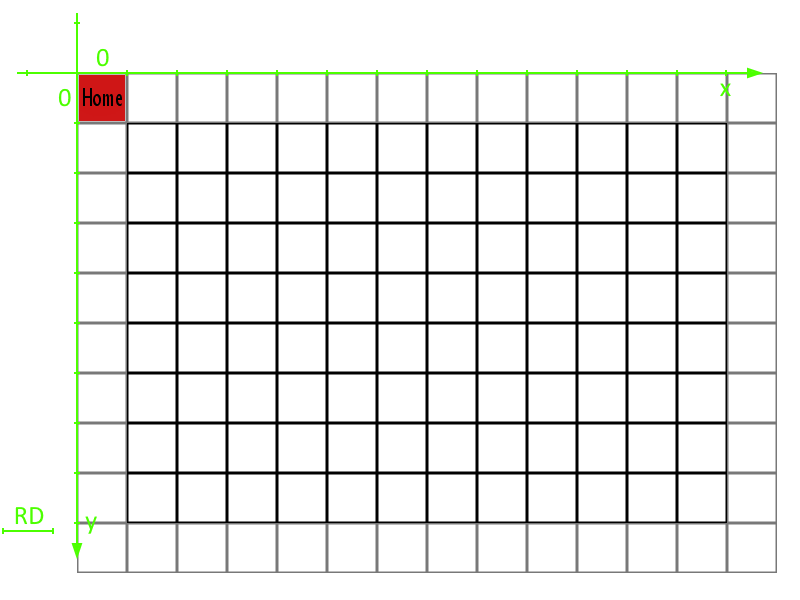
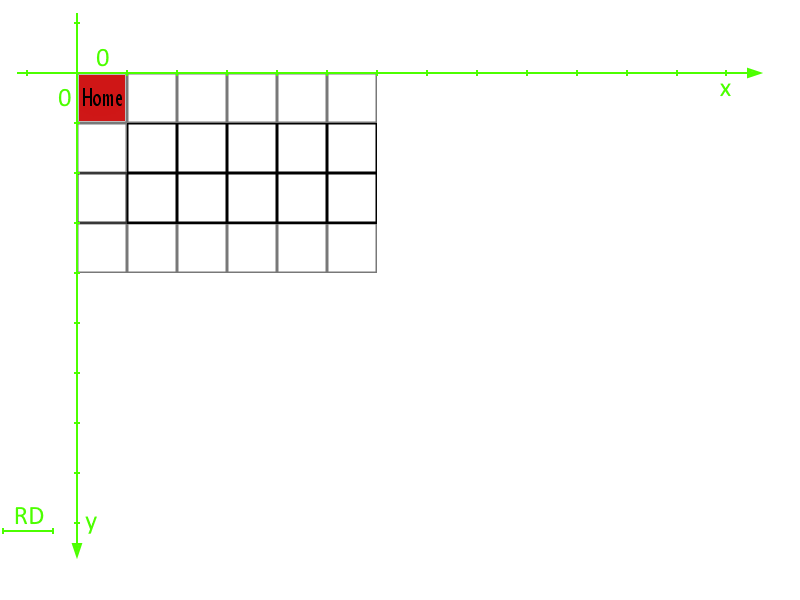
Layer changes from the first (800, 600) image to the second:
added layer "Livello 9(incollato)" above "Livello 1" over [78, 128, 384, 320]
painted on "Livello 1" over [77, 73, 777, 573]
